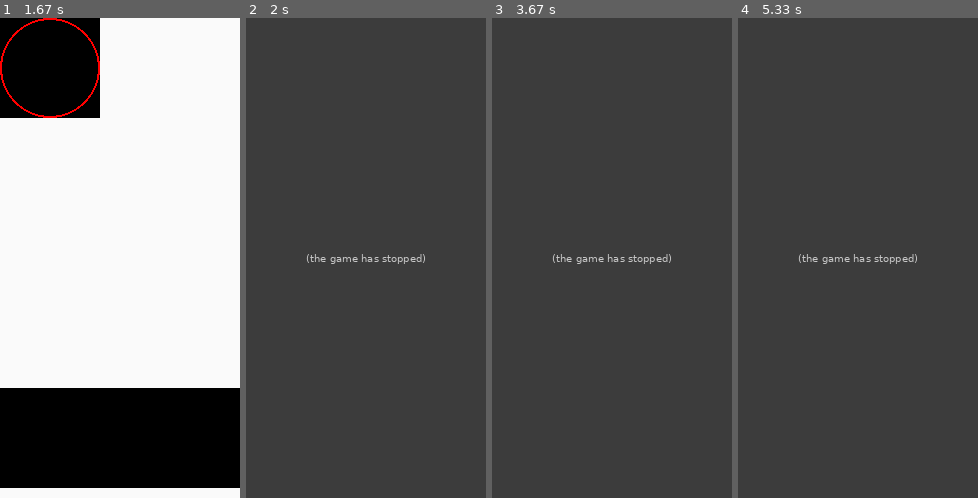
Above: before the commit, frames 1-4 (left to right).
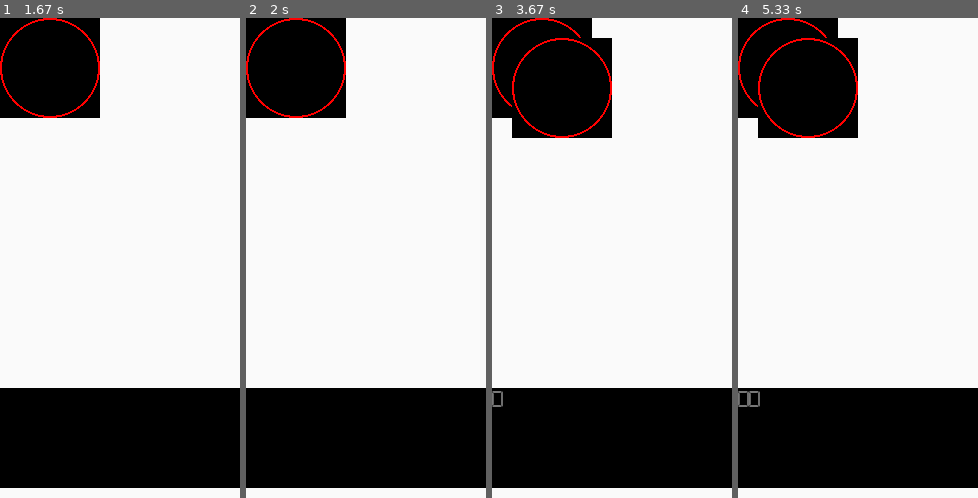
Above: after the commit, the same moments.

Repository: caramellaio/PygameExperiments
Game: pygame game, started from test.py
Same seed, same stepped clock (60 frames per second), same inputs: the game is played once before the commit and once after it.
Inputs (mouse positions are in pixels of both pictures, inside the frame that each line leads up to):
- Up to frame 1 (1.67 s): hold Backspace 0.33-0.8 s; hold Right 0.33-0.8 s
- Up to frame 2 (2 s): tap Shift at 1.83 s
- Up to frame 3 (3.67 s): click (542, 66) at 3.28 s; tap Enter at 3.57 s
- Up to frame 4 (5.33 s): tap Enter at 5.07 s

Frame 1 is identical in both runs. In frame 2, 100% of the frame differs, in the area x 0-100%, y 0-100%; in frame 3, 100%; in frame 4, 100%.
Error before the commit: ValueError: chr() arg not in range(0x110000) (keyboard.py line 43); the game stopped at 1.83 s (later frames are placeholders)

Commit message:
fixed shift error + added backspace shift feature

Diff:
--- a/keyboard.py
+++ b/keyboard.py
@@ -3,7 +3,7 @@
 class KeyHandler():
 
     def __init__(self):
-        self.special_keys = []
+        self._special_keys = []
         #self.message_event = message_event
         self.text = ""
         self.shift = False
@@ -15,10 +15,11 @@
         self.pushed_down = False
         self.counter = 0
         """
-        self.push_control = ButtonPushClock(8000,2000)
+
+        self.push_control = ButtonPushClock(8000,200)
 
     def handle_key_up(self,event):
-        if event.key == pygame.KMOD_LSHIFT or event.key == pygame.KMOD_RSHIFT:
+        if event.key == pygame.K_LSHIFT or event.key == pygame.K_RSHIFT:
             self.shift = False
         #elif event.key == self.actual_event.key:
         self.actual_event = None
@@ -26,18 +27,23 @@
 
     def handle_key_down(self,event):
 
-        if event.key in self.special_keys:
+        if event.key in self._special_keys:
             self._on_special_code(event)
+
         elif event.key == pygame.K_BACKSPACE:
-            self.text = self.text[:self.cursor_pos-1] + self.text[self.cursor_pos+1:]
-            self.move_cursor_l()
+            if self.shift:
+                self.text = ""
+                self.cursor_pos = 0
+            else:
+                self.text = self.text[:self.cursor_pos-1] + self.text[self.cursor_pos+1:]
+                self.move_cursor_l()
         elif event.key == pygame.K_RIGHT:
             self.move_cursor_r()
 
         elif event.key == pygame.K_LEFT:
             self.move_cursor_l()
 
-        elif event.key == pygame.KMOD_LSHIFT or event.key ==pygame.KMOD_RSHIFT:
+        elif event.key == pygame.K_LSHIFT or event.key ==pygame.K_RSHIFT:
             self.shift = True
         else:
             self.text = self.text[:self.cursor_pos] + chr(event.key) + self.text[self.cursor_pos:]
